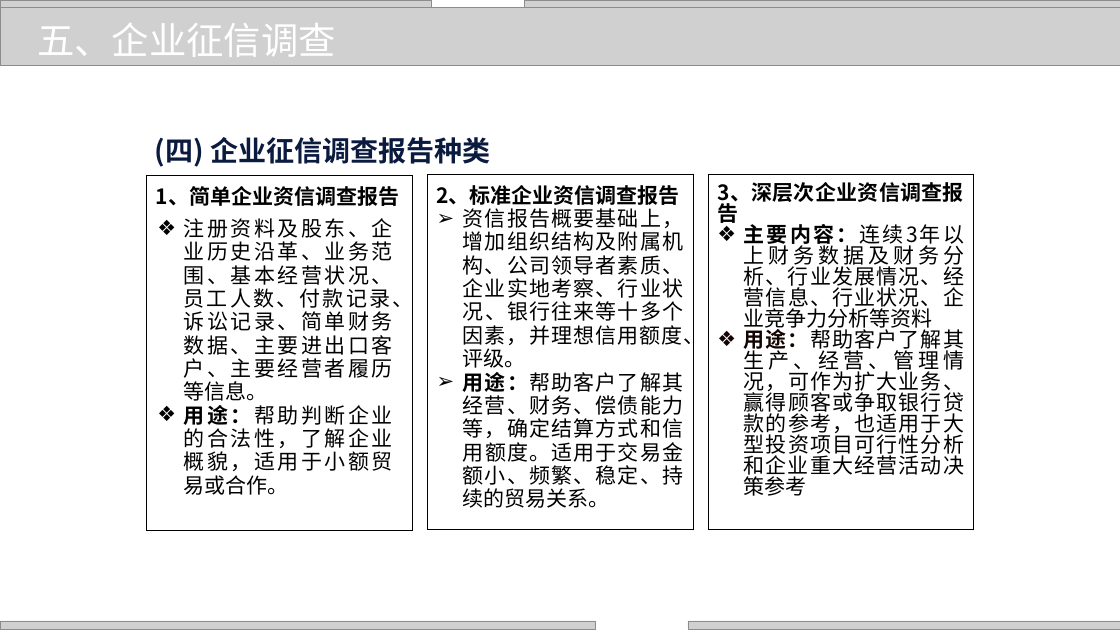
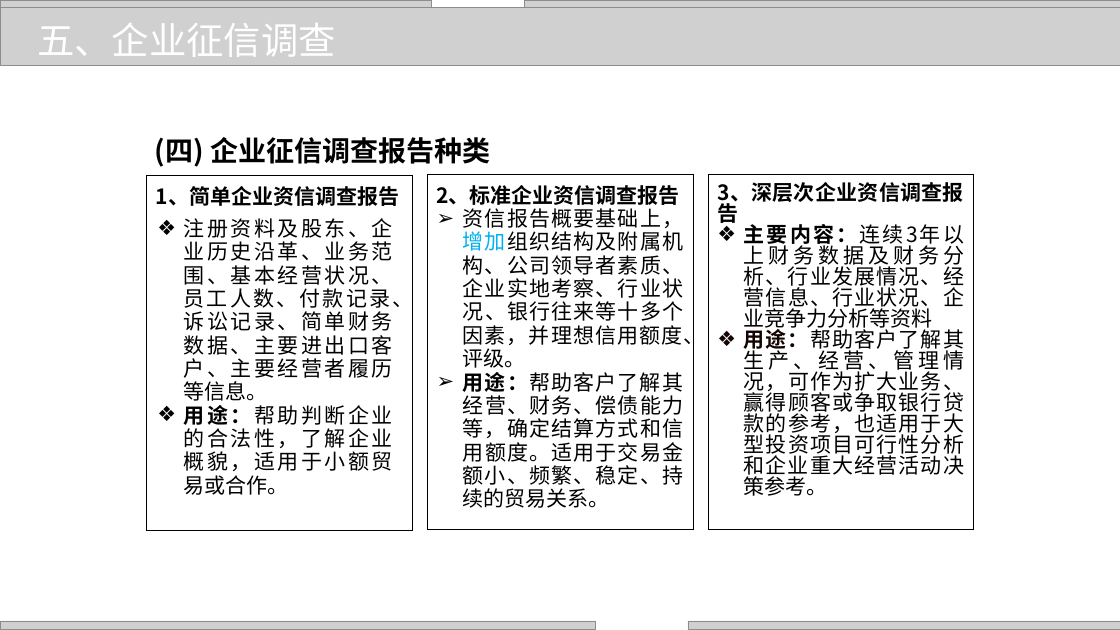
Before and after one commit to zhangjianzhang/internet_credit, a slide deck: slide 17 of files/slides/lecture_5.pptx. Drawn at 1120x630 pixels with LibreOffice and Linux fonts; fonts in the diff are those of the drawing; grey boxes stand for pictures; background and template pictures are left out. Boxes give left, top, right and bottom in pixels: in the first picture for what was removed or moved away, otherwise in the second. Text is boxed around its words. In the diff, an @@ line names an element or a change of style, - is before the commit and + after.

```diff
--- a/files/slides/lecture_5.pptx
+++ b/files/slides/lecture_5.pptx
@@ text "(四) 企业征信调查报告种类" at (155,137,490,167): text colour #0B1A3F to #000000 @@
@@ text in rectangle at (463,208,704,368): text colour #000000 to #00B0F0 in "资信报告概要基础上，增加组织结构及附属机构、公司领导者素质、企业实地考察、行业状况、银行往来等十多个因素，并理想信用额度 ..." @@
@@ text in rectangle at (744,327,964,496): text changed @@
-❖ 用途：帮助客户了解其生产、经营、管理情况，可作为扩大业务、赢得顾客或争取银行贷款的参考，也适用于大型投资项目可行性分析和企业重大经营活动决策参考
+❖ 用途：帮助客户了解其生产、经营、管理情况，可作为扩大业务、赢得顾客或争取银行贷款的参考，也适用于大型投资项目可行性分析和企业重大经营活动决策参考。
```
Also in this commit, not shown: 19 other slides changed, 11 other files.
